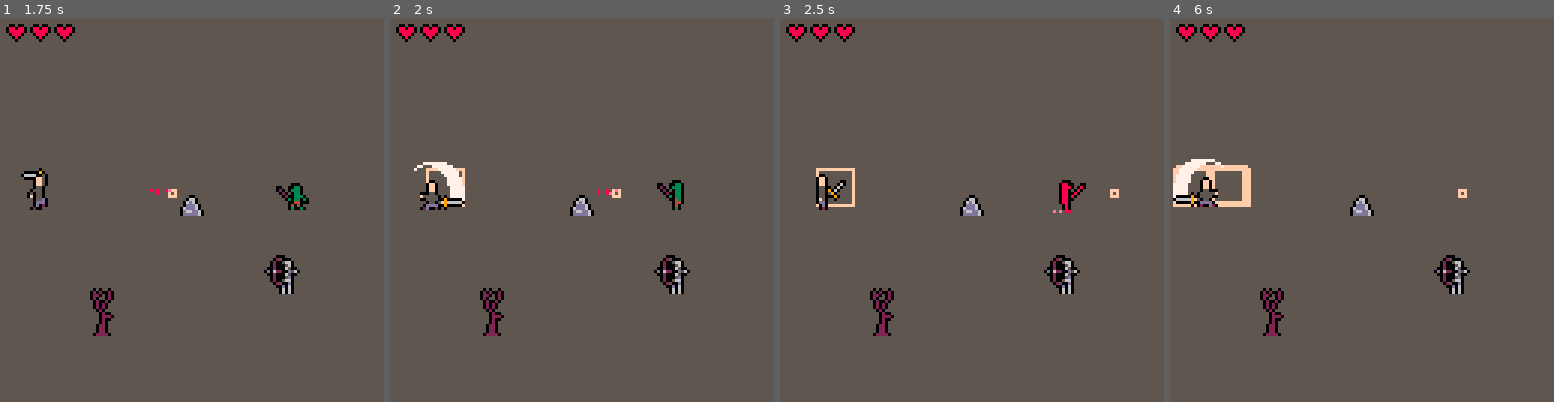
Above: before the commit, frames 1-4 (left to right).
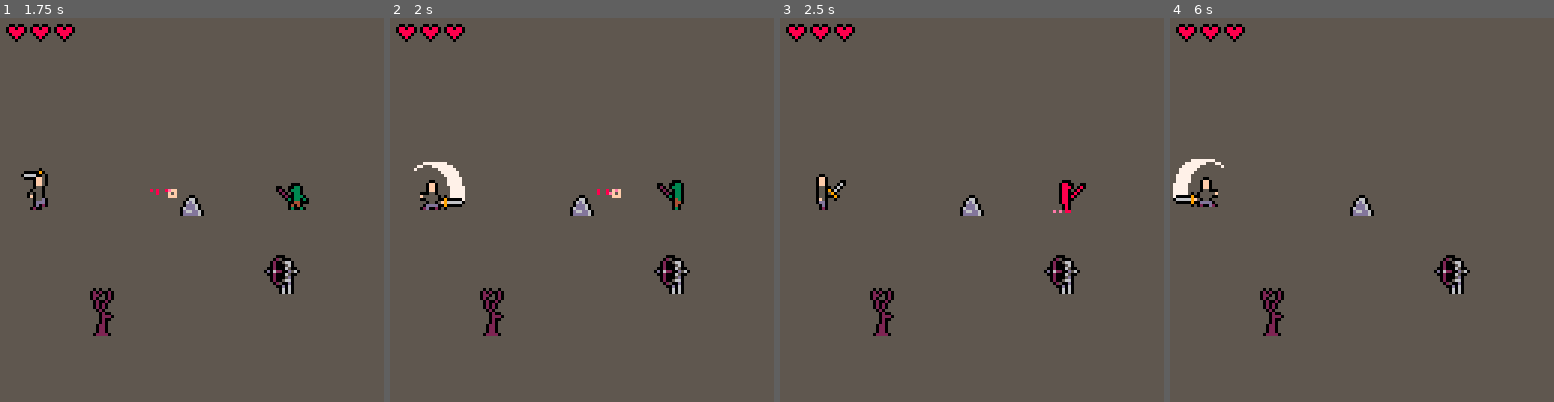
Above: after the commit, the same moments.

Repository: ironchestgames/pico-8-carts
Game: PICO-8 cartridge vvoe2.p8
The game is run twice, just before and just after one commit, with the same random seed, the same clock (stepped at 60 frames per second) and the same inputs.
Inputs:
- Up to frame 1 (1.75 s): tap X (X key) at 0.33, 1.07 s; tap O (Z key) at 0.7, 1.7 s; hold Right from 1.6 s (still down)
- Up to frame 2 (2 s): keep holding Right; tap X (X key) at 1.85 s
- Up to frame 3 (2.5 s): release Right at 2.1 s; tap O (Z key) at 2.1 s; hold Up 2.15-2.42 s; hold Right from 2.47 s (still down)
- Up to frame 4 (6 s): tap O (Z key) every 0.4 s from 2.5 to 5.7 s; tap X (X key) at 2.97, 4.08, 5.2 s; release Right at 3.03 s; hold Left 3.08-3.58 s; hold Down 3.63-3.97 s; hold Right 4.02-4.68 s; hold Up 4.73-5.03 s; hold Left 5.08-5.68 s; hold Down from 5.73 s (still down)

Frame 1 is identical in both runs. In frame 2, 0.1% of the frame differs, in the area x 9-20%, y 39-50%; in frame 3, 0.3%; in frame 4, 0.8%, in the area x 0-78%, y 38-50%.

Commit message:
vvoe2 - add arrow graphic, and delete arrows if they hit

Diff:
--- a/vvoe2.p8
+++ b/vvoe2.p8
@@ -210,15 +210,15 @@
 }
 
 arrowframes=aframes{
- '50,20,2,1,-1,-0.5,', -- right
- '52,20,2,2,-1,-1,', -- right/up
- '54,20,1,2,-0.5,-1,', -- up
- '55,20,2,2,-1,-1,', -- up/left
- '50,20,2,1,-1,-0.5,', -- left
- '52,20,2,2,-1,-1,', -- left/down
- '54,20,1,2,-0.5,-1,', -- down
- '55,20,2,2,-1,-1,', -- down/right
- '50,20,2,1,-1,-0.5,' -- right (wrapped)
+ '13,26,4,1,-1,0,', -- right
+ '13,26,4,1,-1,0,', -- right/up
+ '13,26,4,1,-1,0,', -- up
+ '13,26,4,1,-1,0,', -- up/left
+ '13,26,4,1,-1,0,', -- left
+ '13,26,4,1,-1,0,', -- left/down
+ '13,26,4,1,-1,0,', -- down
+ '13,26,4,1,-1,0,', -- down/right
+ '13,26,4,1,-1,0,', -- right (wrapped)
 }
 
 function getvfxframei(a)
@@ -438,12 +438,11 @@
 function performenemybow(_a)
  _a.a=getvfxframei(atan2(_a.tarx-_a.x,_a.tary-_a.y))
  add(attacks,{
-  x=_a.x-0.5,y=_a.y-0.5,
+  x=_a.x-0.5,y=_a.y-8,
   hw=1,hh=1,
   state_c=1000,
   dx=cos(_a.a)*1.6,dy=sin(_a.a)*1.6,
-  frame=clone(arrowframes[_a.a]),
-  col=2
+  frame=clone(arrowframes[_a.a])
  })
  _sfx'5'
 end
@@ -1480,7 +1479,7 @@
  -- remove attacks
  for attack in all(attacks) do
   if attack.removeme then
-   -- del(attacks,attack)
+   del(attacks,attack)
   end
  end
 
@@ -2020,7 +2019,7 @@
 9060bb06666699666660bbbbbbbbbbbbbbbbbbbbbbbbbbbbbbbbbbbbbbbbbbbbbbbbbbbbbbbbbbbbbbbbbbbbbbbbbbbbbbbbbbbbbbbbbbbbbbbbbbbbbbbbbbbb
 590bbbb000009900000bbbbbbbbbbbbbbbbbbbbbbbbbbbbbbbbbbbbbbbbbbbbbbbbbbbbbbbbbbbbbbbbbbbbbbbbbbbbbbbbbbbbbbbbbbbbbbbbbbbbbbbbbbbbb
 0090bbbbbbbb00bbbbbbbbbbbbbbbbbbbbbbbbbbbbbbbbbbbbbbbbbbbbbbbbbbbbbbbbbbbbbbbbbbbbbbbbbbbbbbbbbbbbbbbbbbbbbbbbbbbbbbbbbbbbbbbbbb
-bb0bbbbbbbbbbbbbbbbb000bbbbbb000bbbbbb000000bbbbbb000bbbbbbbbbbbbbbbbbbbbbbbbbbbbbbbbbbbbbbbbbbbbbbbbbbbbbbbbbbbbbbbbbbbbbbbbbbb
+bb0bbbbbbbbbb7777bbb000bbbbbb000bbbbbb000000bbbbbb000bbbbbbbbbbbbbbbbbbbbbbbbbbbbbbbbbbbbbbbbbbbbbbbbbbbbbbbbbbbbbbbbbbbbbbbbbbb
 bbb77777777bbbbbbbb03300bb0003300bb00022230000bbb03300bbbbbbbbbbbbbbbbbbbbbbbbbbbbbbbbbbbbbbbbbbbbbbbbbbbbbbbbbbbbbbbbbbbbbbbbbb
 b77bbb7777777bbbbbb03330b02003330b020b000003300b003330bbbbbbbbbbbbbbbbbbbbbbbbbbbbbbbbbbbbbbbbbbbbbbbbbbbbbbbbbbbbbbbbbbbbbbbbbb
 7bbbbbbb777777bbbbb0330b020b0330b020bbbbbb03330033330000000bbbbbbbbbbbbbbbbbbbbbbbbbbbbbbbbbbbbbbbbbbbbbbbbbbbbbbbbbbbbbbbbbbbbb
